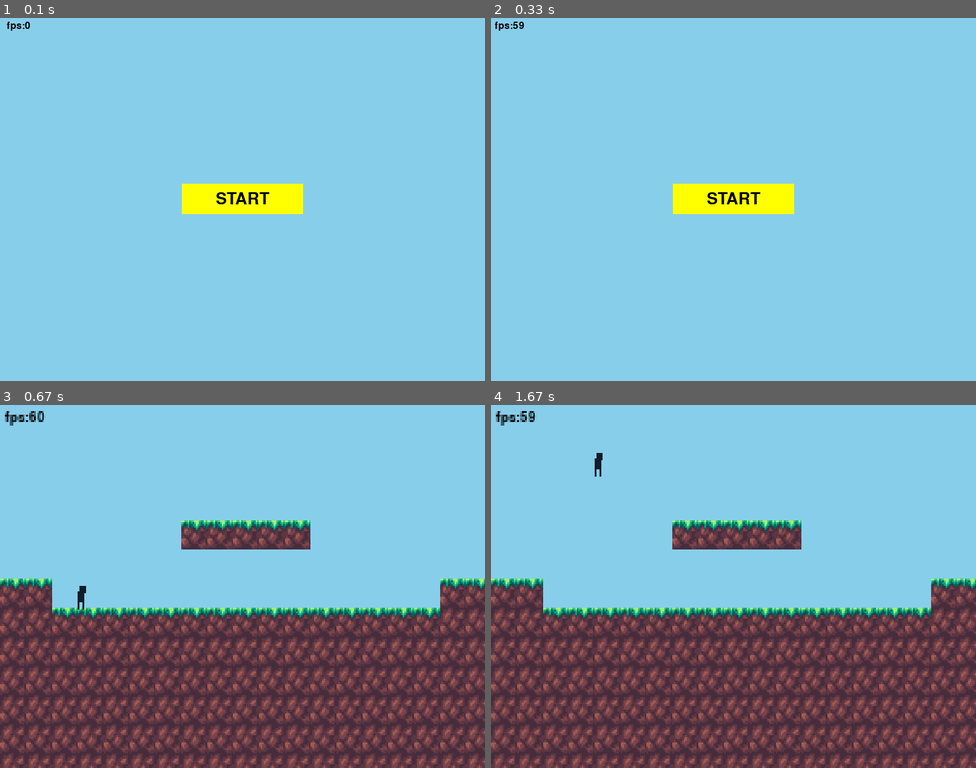
Above: before the commit, frames 1-4 (two rows, left to right).
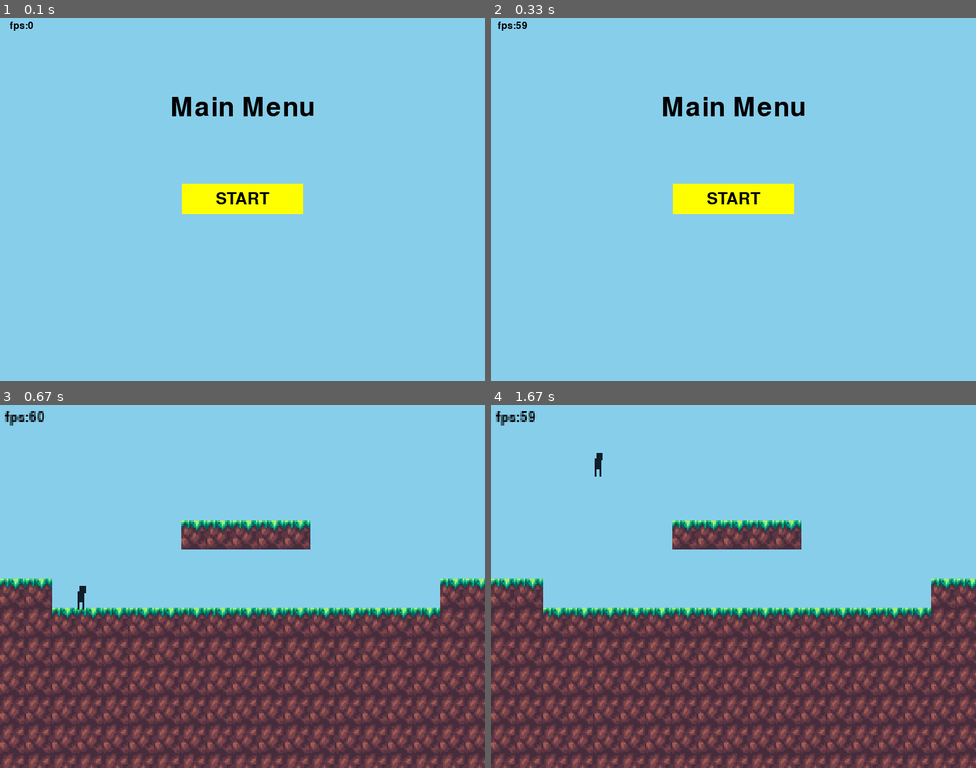
Above: after the commit, the same moments.

Repository: LTstrange/PyGameEngine
Game: pygame game, started from examples/platformer/platformer.py
Same seed, same stepped clock (60 frames per second), same inputs: the game is played once before the commit and once after it.
Inputs (mouse positions are in pixels of both pictures, inside the frame that each line leads up to):
- Up to frame 1 (0.1 s): no input
- Up to frame 2 (0.33 s): no input
- Up to frame 3 (0.67 s): click (242, 586) at 0.38 s
- Up to frame 4 (1.67 s): hold Right 0.67-1.13 s; hold Up 1.17-1.47 s; hold Right from 1.5 s (still down)

The runs differ from the first frame. In frame 1, 0.8% of the frame differs, in the area x 1-65%, y 1-28%; in frame 2, 0.9%, in the area x 0-65%, y 1-28%; in frame 3, nothing differs; in frame 4, nothing differs.

Commit message:
add a Title in menu scene.

Diff:
--- a/PyGameEngine/UI.py
+++ b/PyGameEngine/UI.py
@@ -61,7 +61,7 @@
     """
 
     def __init__(self, pos, size, group: Union[AbstractGroup, list], bg_color=None, text_color=None,
-                 font: pygame.font.Font = None, text_key=None):
+                 font: pygame.font.Font = None, text_key=None, alias_type=None):
         if group is list:
             group = group[0]
         super().__init__(group)
@@ -76,7 +76,10 @@
         self._image = pygame.Surface(size).convert_alpha()
         self._image.fill(self.bg_color)
         self.rect = self._image.get_rect()
-        self.rect.topleft = pos
+        if alias_type == "center":
+            self.rect.center = pos
+        else:
+            self.rect.topleft = pos
 
     def set_text(self, text: str):
         self.text = text
--- a/examples/platformer/platformer.py
+++ b/examples/platformer/platformer.py
@@ -24,7 +24,8 @@
         b = Button((0, 0), (200, 50), THECOLORS['yellow'], self.checkout_GameScene, self.groups, text='START')
         b.rect.center = (400, 300)
 
-        TextBar((0, 0), (60, 30), self.groups, text_key='fps')
+        TextBar((400, 150), (250, 80), self.groups, text_key='title', alias_type='center')
+        TextBar((0, 0), (70, 30), self.groups, text_key='fps')
 
     def checkout_GameScene(self):
         self.game.scene = GameScene(self.game, BG_COLOR)
@@ -141,7 +142,7 @@
             self.delta_time = self.Clock.tick() / 1000
             self.input.update()
             fps = f"fps:{int(self.Clock.get_fps())}"
-            self.scene.update(fps=fps)
+            self.scene.update(fps=fps, title='Main Menu')
 
             self.scene.draw()
             pygame.display.flip()
--- a/main.py
+++ b/main.py
@@ -15,10 +15,11 @@
         super().__init__(game, bg_color)
 
     def set_layout(self):
-        b = Button((0, 0), (200, 50), THECOLORS['yellow'], self.checkout_GameScene, self.group, text='START')
+        b = Button((0, 0), (200, 50), THECOLORS['yellow'], self.checkout_GameScene, self.groups, text='START')
         b.rect.center = (400, 300)
 
-        TextBar((0, 0), (60, 30), self.group, text_key='fps')
+        TextBar((400, 150), (250, 80), self.groups, text_key='title', alias_type='center')
+        TextBar((0, 0), (70, 30), self.groups, text_key='fps')
 
     def checkout_GameScene(self):
         self.game.scene = GameScene(self.game, BG_COLOR)
@@ -29,20 +30,20 @@
         super().__init__(game, bg_color)
 
     def set_layout(self):
-        TextBar((0, 0), (60, 30), self.group, text_key='fps')
+        TextBar((0, 0), (60, 30), self.groups, text_key='fps')
 
     def set_objects(self):
-        Character(self.game, (200, 200), (10, 10), THECOLORS['red'], self.group)
+        Character(self.game, (200, 200), (10, 10), THECOLORS['red'], self.groups)
 
 
 class Character(Object):
     def __init__(self, game, pos, size, color, *groups: AbstractGroup):
         super().__init__(game, pos, size, color, *groups)
-        self.velocity = 100
+        self.velocity = 200
 
     def update(self, *args, **kwargs):
         axis = self.game.input.axis if self.game.input.axis.length() == 0 else self.game.input.axis.normalize()
-        self.pos.xy += axis * self.velocity * self.game.delta_time / 1000
+        self.pos.xy += axis * self.velocity * self.game.delta_time
 
 
 class Game:
@@ -63,10 +64,10 @@
 
     def run(self):
         while self.running:
-            self.delta_time = self.Clock.tick()
+            self.delta_time = self.Clock.tick() / 1000
             self.input.update()
             fps = f"fps:{int(self.Clock.get_fps())}"
-            self.scene.update(fps=fps)
+            self.scene.update(fps=fps, title='Main Menu')
 
             self.scene.draw()
             pygame.display.flip()
